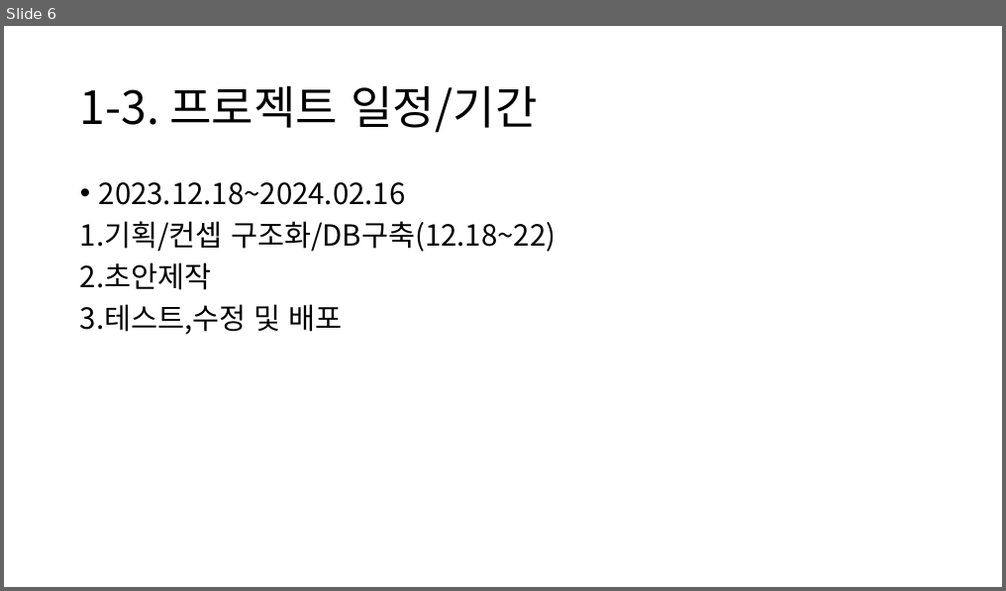
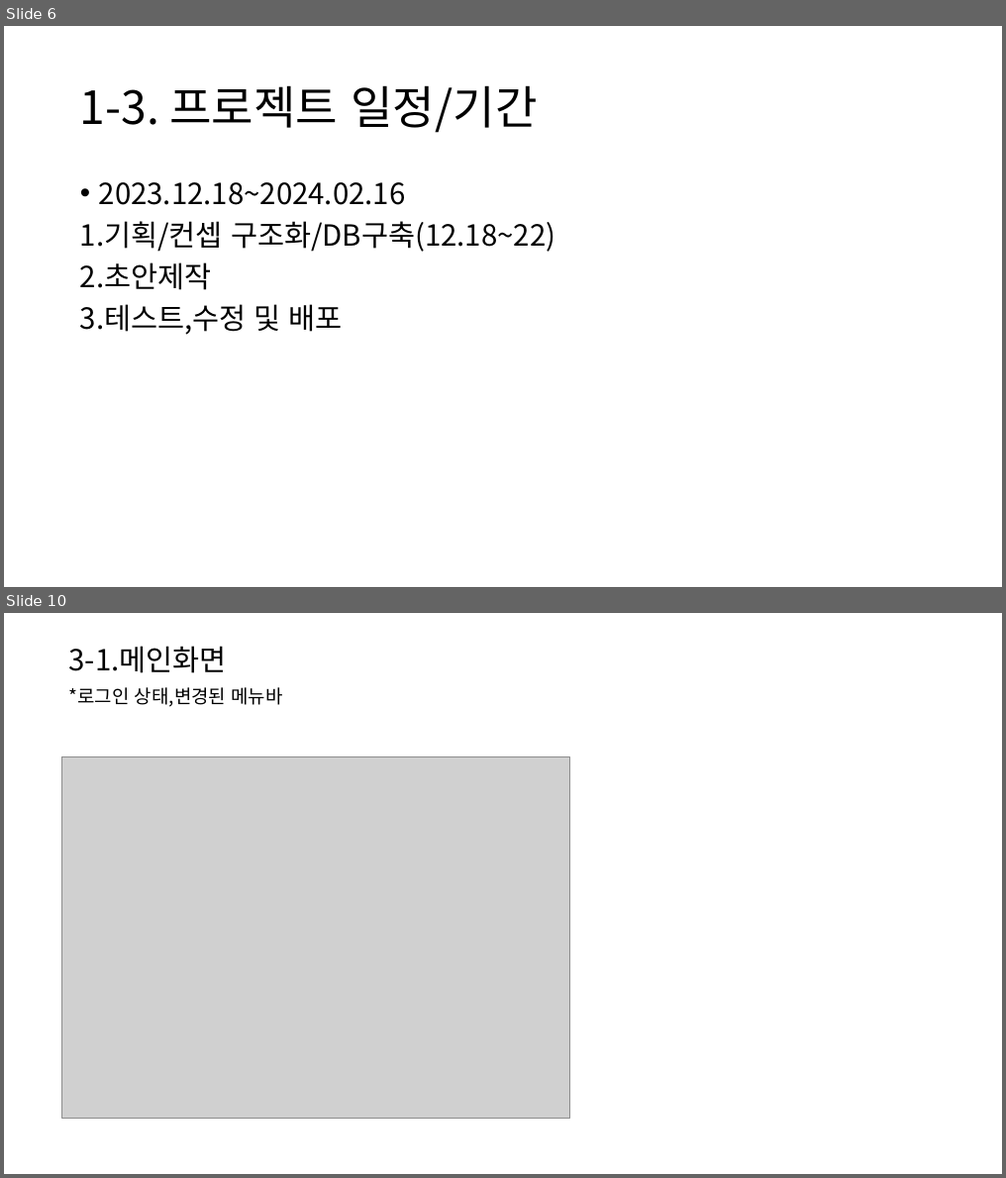
Before and after one commit to choigo1996/discord, a slide deck: 2차 프로젝트/2차 프로젝트.pptx. Shown one above the other, each under a label of ours: slide 6 before the commit, slides 6 and 10 after it; the slides between them are not shown. The pictures are 1006x591 and 1006x1178 pixels, drawn with LibreOffice and Linux fonts; fonts in the diff are those of the drawing; grey boxes stand for pictures. Boxes give left, top, right and bottom in pixels: in the first picture for what was removed or moved away, otherwise in the second. Text is boxed around its words. In the diff, an @@ line names an element or a change of style, - is before the commit and + after.

```diff
--- a/2차 프로젝트/2차 프로젝트.pptx
+++ b/2차 프로젝트/2차 프로젝트.pptx
@@ slide 10 added at box(4, 613, 1002, 1174), background #FFFFFF @@
@@ title added at box(69, 646, 227, 673), 28 pt, text #000000 @@
+3-1.메인화면
@@ text added at box(69, 687, 282, 707), 18 pt, text #000000 @@
+*로그인 상태,변경된 메뉴바
@@ picture added at box(61, 758, 570, 1119) @@
```
Also in this commit, not shown: 2 slides changed, 13 other slides added, 6 slides removed.
